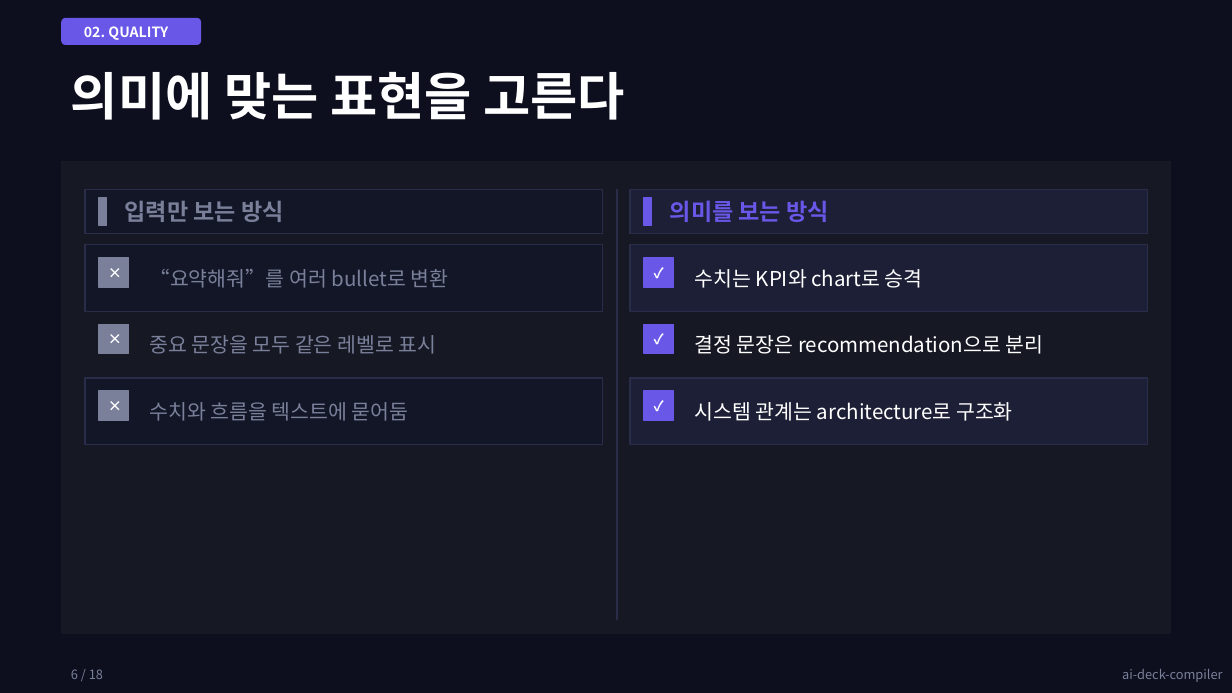
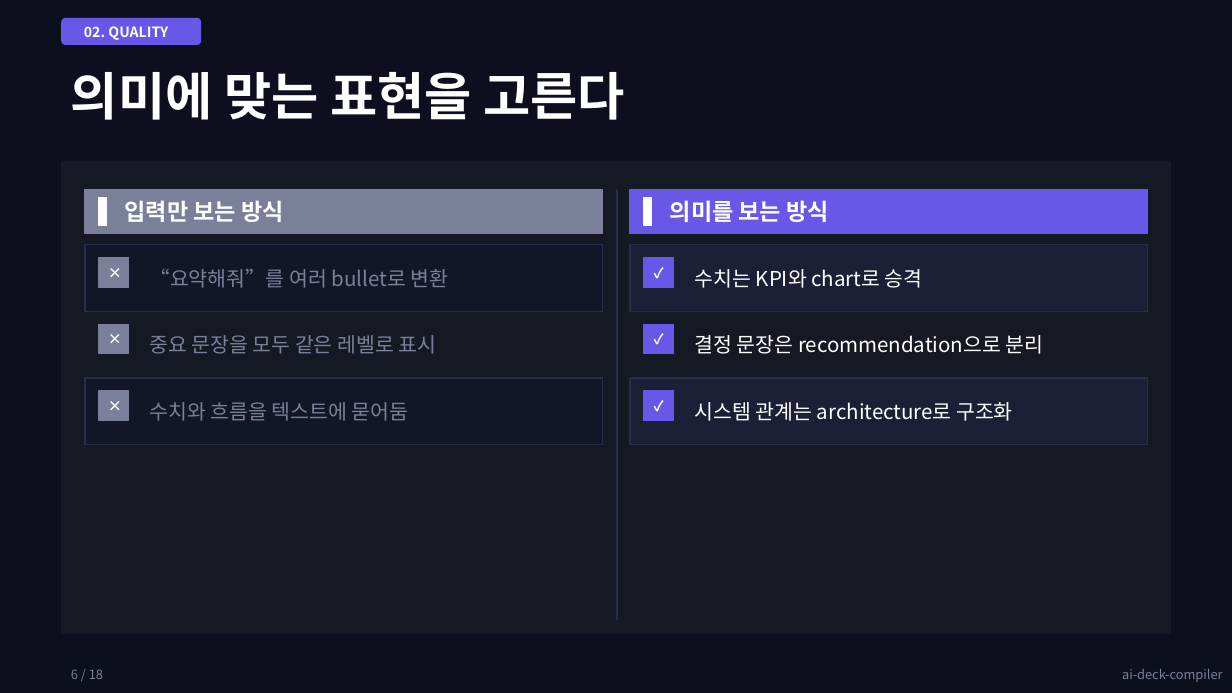
Before and after one commit to kyungseo/ai-deck-compiler, a slide deck: slide 6 of examples/results/showcase-vivid-dark.pptx. Drawn at 1232x693 pixels with LibreOffice and Linux fonts; fonts in the diff are those of the drawing. Boxes give left, top, right and bottom in pixels: in the first picture for what was removed or moved away, otherwise in the second. Text is boxed around its words. In the diff, an @@ line names an element or a change of style, - is before the commit and + after.

```diff
--- a/examples/results/showcase-vivid-dark.pptx
+++ b/examples/results/showcase-vivid-dark.pptx
@@ rectangle at box(85, 189, 603, 234): fill #131626 to #7A809A; outline #2A2D4A 1 pt to #7A809A 1 pt @@
@@ rectangle at box(99, 198, 106, 226): fill #7A809A to #FFFFFF; outline #7A809A 1 pt to #FFFFFF 1 pt @@
@@ text "입력만 보는 방식" at box(125, 200, 284, 222): text colour #7A809A to #FFFFFF @@
@@ rectangle at box(630, 189, 1148, 234): fill #1C1F35 to #6957E8; outline #2A2D4A 1 pt to #6957E8 1 pt @@
@@ rectangle at box(644, 198, 652, 226): fill #6957E8 to #FFFFFF; outline #6957E8 1 pt to #FFFFFF 1 pt @@
@@ text "의미를 보는 방식" at box(670, 200, 829, 222): text colour #6957E8 to #FFFFFF @@
```
Also in this commit, not shown: 9 other files.
